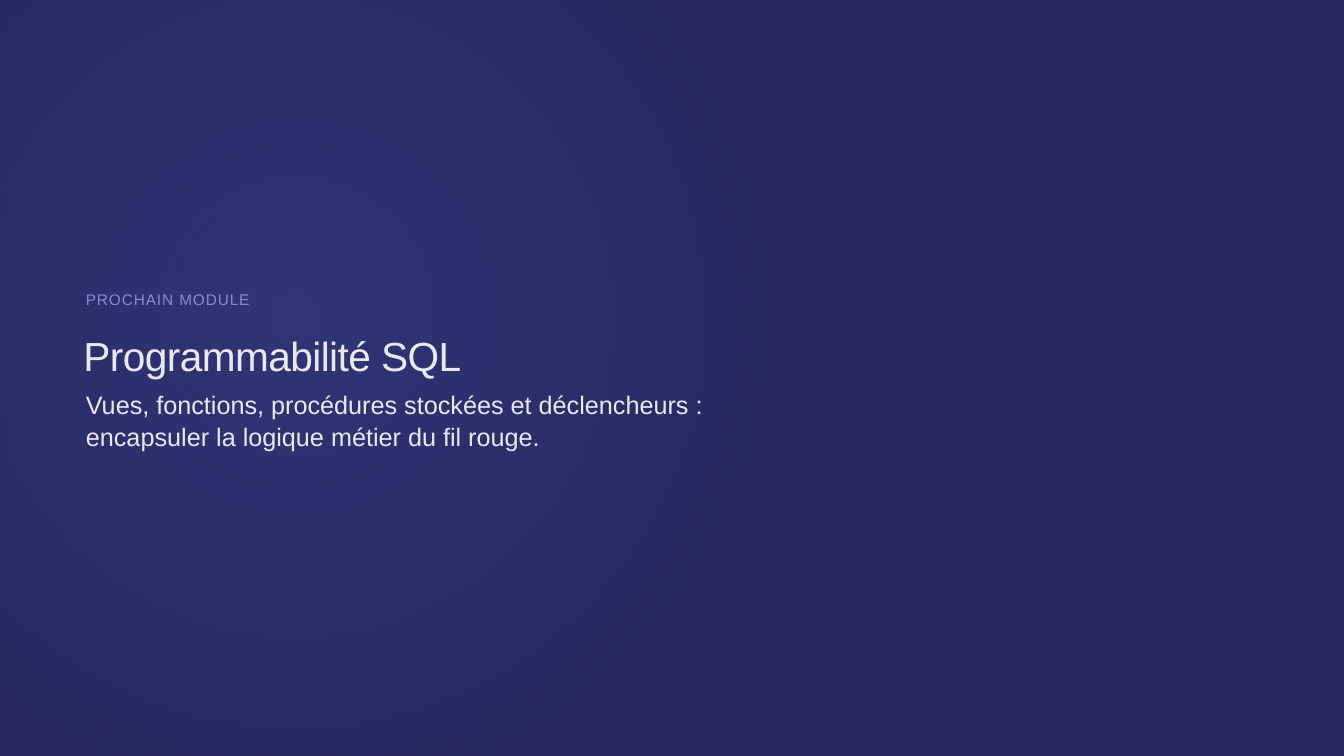
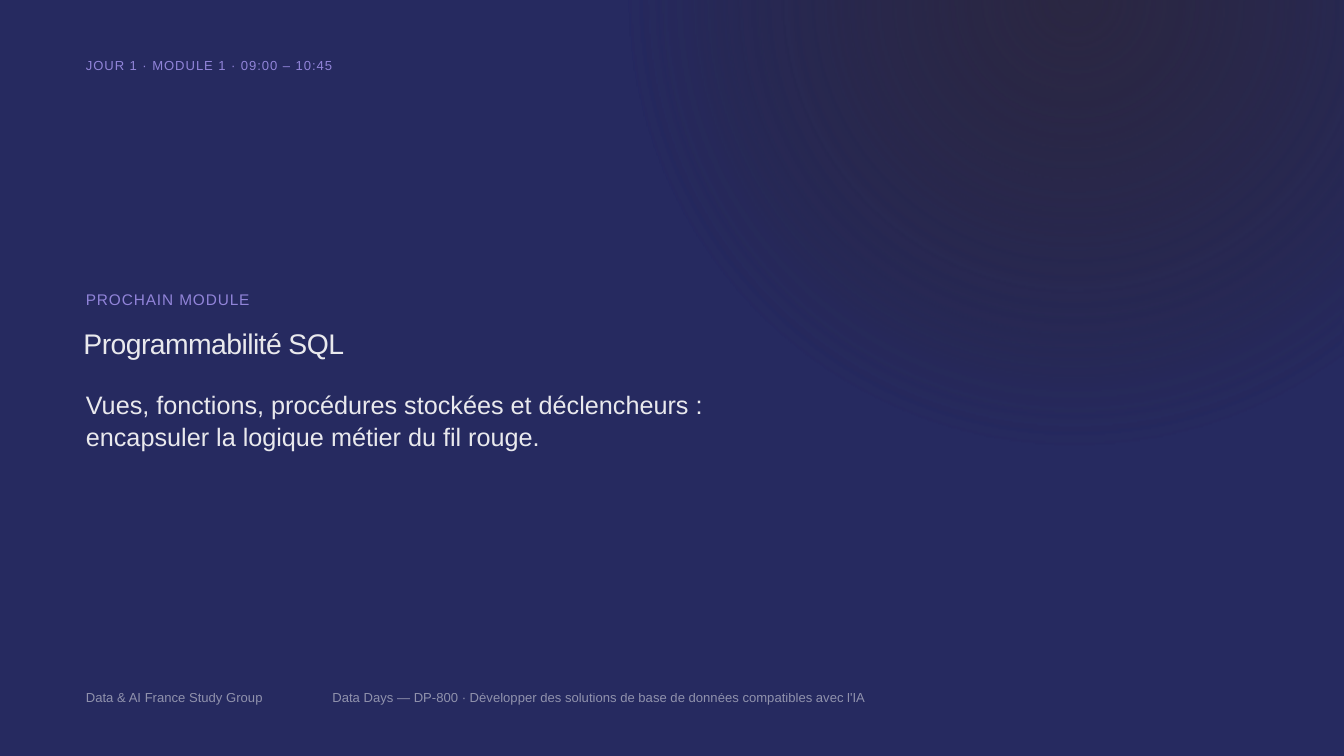
Before and after one commit to smartissime/data-day-2026, a slide deck: slide 8 of DP-800/DP-800-Jour 1 - Session 1.pptx. Drawn at 1344x756 pixels with LibreOffice and Linux fonts; fonts in the diff are those of the drawing; background and template pictures are left out. Boxes give left, top, right and bottom in pixels: in the first picture for what was removed or moved away, otherwise in the second. Text is boxed around its words. In the diff, an @@ line names an element or a change of style, - is before the commit and + after.

```diff
--- a/DP-800/DP-800-Jour 1 - Session 1.pptx
+++ b/DP-800/DP-800-Jour 1 - Session 1.pptx
@@ rectangle removed at box(0, 0, 1344, 756) @@
@@ rectangle added at box(0, 0, 1344, 756), fill gradient #2B2741 @@
@@ rectangle added at box(0, 0, 1343, 755), fill gradient #2B2741 @@
@@ text added at box(86, 61, 332, 70), 14 pt, text #9184D9 @@
+JOUR 1 · MODULE 1 · 09:00 – 10:45
@@ text "Programmabilité SQL" at box(83, 333, 344, 360): size 43.5 to 30.4 pt; line spacing 0.99 to 0.79 @@
@@ text added at box(86, 693, 262, 705), 14 pt, text #E9E9ED at 55% opacity @@
+Data & AI France Study Group
@@ text added at box(332, 693, 865, 705), 14 pt, text #E9E9ED at 55% opacity @@
+Data Days — DP-800 · Développer des solutions de base de données compatibles avec l'IA
```
Also in this commit, not shown: 7 other slides changed, 13 other files.
